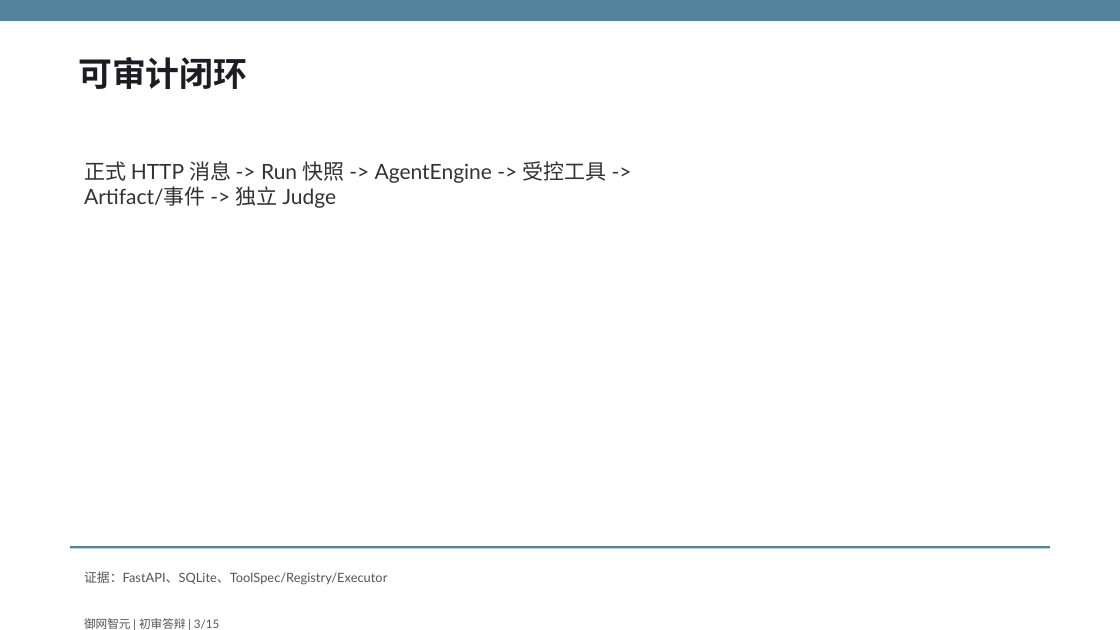
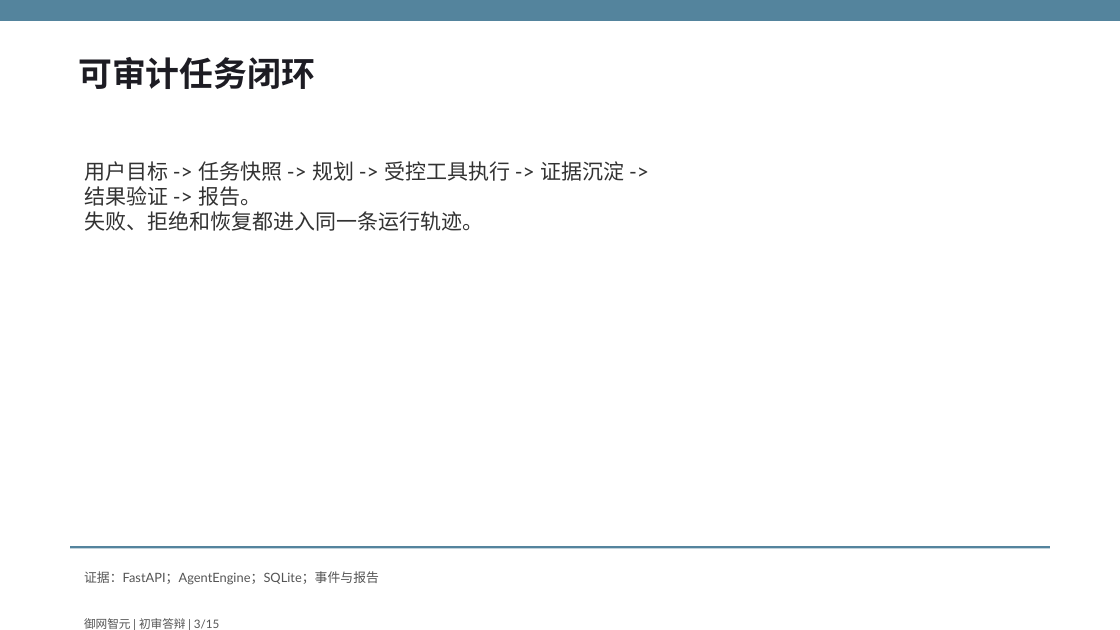
Before and after one commit to fuyao0612/gdaib-ctf-agent, a slide deck: slide 3 of output/submission/御网智元-初审答辩.pptx. Drawn at 1120x630 pixels with LibreOffice and Linux fonts; fonts in the diff are those of the drawing. Boxes give left, top, right and bottom in pixels: in the first picture for what was removed or moved away, otherwise in the second. Text is boxed around its words. In the diff, an @@ line names an element or a change of style, - is before the commit and + after.

Commit message:
移除非官方评测概念并恢复统一部署入口

```diff
--- a/output/submission/御网智元-初审答辩.pptx
+++ b/output/submission/御网智元-初审答辩.pptx
@@ text at [78, 57, 315, 89]: text changed @@
-可审计闭环
+可审计任务闭环
@@ text at [84, 161, 624, 231]: text changed @@
-正式 HTTP 消息 -> Run 快照 -> AgentEngine -> 受控工具 -> Artifact/事件 -> 独立 Judge
+用户目标 -> 任务快照 -> 规划 -> 受控工具执行 -> 证据沉淀 -> 结果验证 -> 报告。
+失败、拒绝和恢复都进入同一条运行轨迹。
@@ text at [84, 571, 379, 585]: text changed @@
-证据：FastAPI、SQLite、ToolSpec/Registry/Executor
+证据：FastAPI；AgentEngine；SQLite；事件与报告
```
Also in this commit, not shown: 14 other slides changed, 48 other files.
